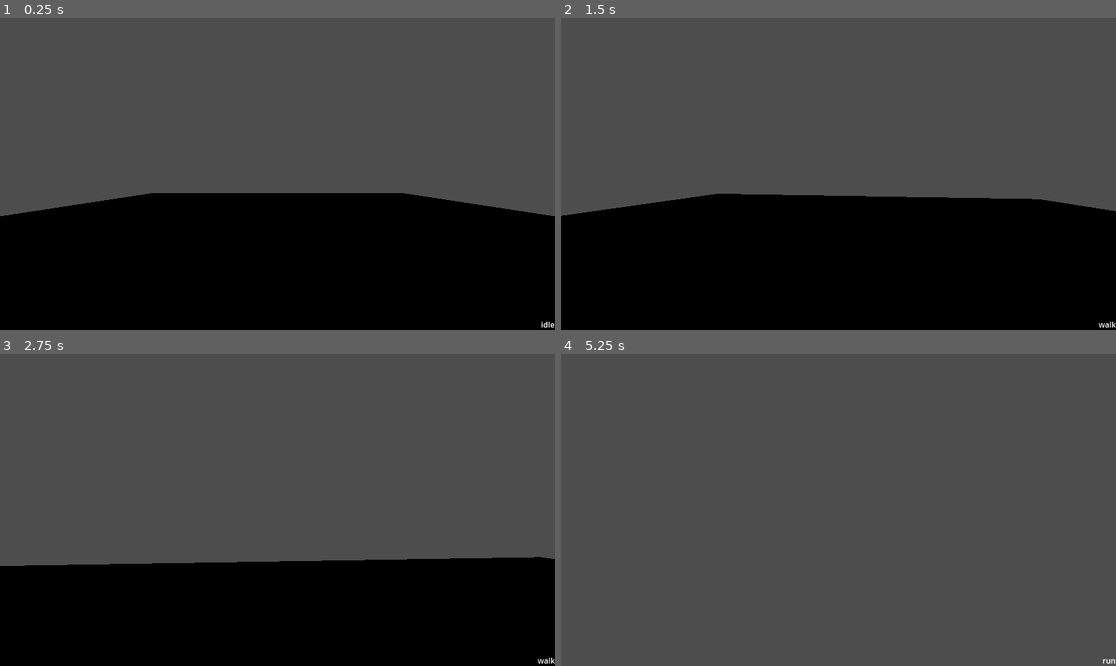
Above: before the commit, frames 1-4 (two rows, left to right).
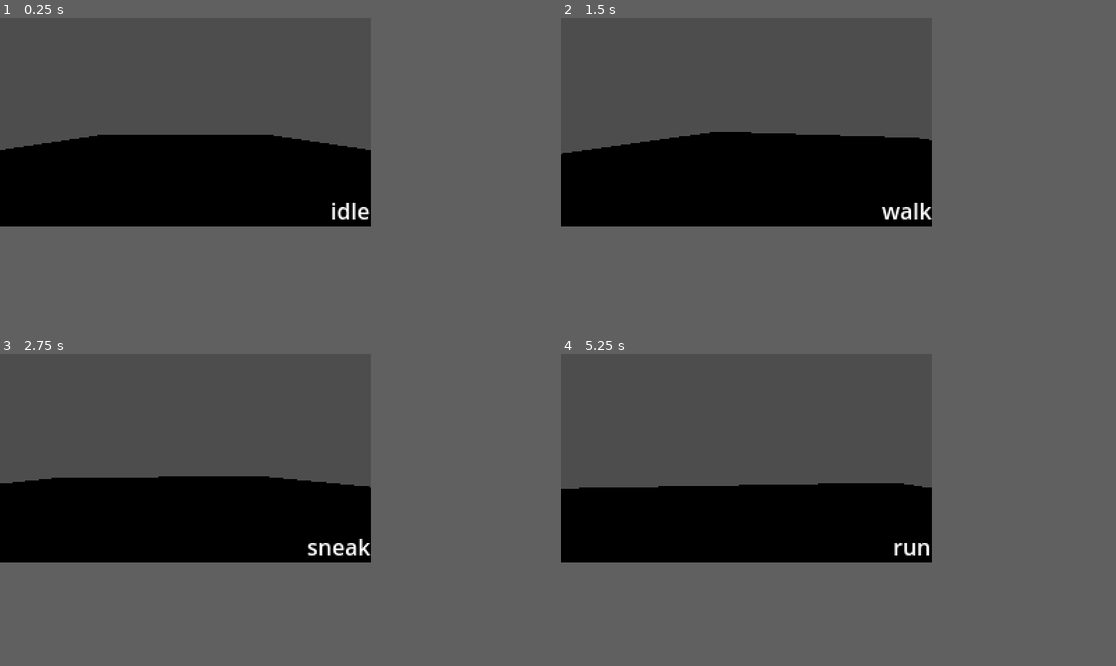
Above: after the commit, the same moments.

Repository: deinonymous/1st-3rd-Person-Base
Game: Godot game, scene res://scenes/world/world.tscn
Same seed, same stepped clock (60 frames per second), same inputs: the game is played once before the commit and once after it.
Inputs (mouse positions are in pixels of both pictures, inside the frame that each line leads up to):
- Up to frame 1 (0.25 s): no input
- Up to frame 2 (1.5 s): tap Enter at 0.5 s; move the mouse to (866, 174) at 0.52 s; hold Ctrl (crouch) 0.53-1.28 s; hold W (mv_forward) from 0.53 s (still down); tap Space (jump) at 0.77, 1.07 s; tap Shift (sprint) at 0.8, 1.35 s; move the mouse to (810, 174) at 1.27 s
- Up to frame 3 (2.75 s): keep holding W (mv_forward); tap Space (jump) at 1.52, 1.55, 1.82, 2.1 s; move the mouse to (288, 503) at 2.02 s; hold Ctrl (crouch) from 2.03 s (still down)
- Up to frame 4 (5.25 s): keep holding W (mv_forward); move the mouse to (832, 516) at 2.77 s; release Ctrl (crouch) at 2.78 s; tap Ctrl (crouch) at 2.85, 4.35 s; tap Space (jump) at 3.02, 3.32, 3.77, 3.8, 4.07, 4.52, 4.82 s; tap Shift (sprint) at 3.05 s; move the mouse to (877, 513) at 3.52 s; hold Shift (sprint) 3.53-4.28 s; move the mouse to (794, 506) at 4.27 s; move the mouse to (844, 510) at 5.02 s; hold Shift (sprint) from 5.03 s (still down)
In our replay, the window is 799x449 before the commit and 534x300 after it. These sizes can differ from the game's own. Grey fills any space a smaller window leaves; there, only what the larger window draws over its background counts as a difference.

The runs differ from the first frame. In frame 1, 33% of the frame differs, in the area x 0-100%, y 0-100%; in frame 2, 33%; in frame 3, 40%; in frame 4, 16%.
Error after the commit: Invalid call. Nonexistent function 'sneak' in base 'Node3D (IdleState)'. (res://scripts/state/player-states/player_persistent_state.gd:63)

Commit message:
this is killing me

Diff:
--- a/project.godot
+++ b/project.godot
@@ -17,6 +17,15 @@
 [autoload]
 
 Physics="*res://scripts/autoload/Physics.gd"
+
+[display]
+
+window/size/viewport_width=267
+window/size/viewport_height=150
+window/size/mode=3
+window/size/borderless=true
+window/stretch/mode="viewport"
+window/stretch/aspect="keep_width"
 
 [dotnet]
 
@@ -73,3 +82,7 @@
 [physics]
 
 3d/default_gravity=0.98
+
+[rendering]
+
+textures/canvas_textures/default_texture_filter=0
--- a/scenes/player.tscn
+++ b/scenes/player.tscn
@@ -1,6 +1,6 @@
-[gd_scene load_steps=10 format=3 uid="uid://dj8qxtraf6qq3"]
+[gd_scene load_steps=12 format=3 uid="uid://dj8qxtraf6qq3"]
 
-[ext_resource type="Script" path="res://scripts/state/states/player_state.gd" id="1_uepa6"]
+[ext_resource type="Script" path="res://scripts/state/player-states/player_persistent_state.gd" id="1_2ieie"]
 
 [sub_resource type="CapsuleShape3D" id="CapsuleShape3D_edq6b"]
 
@@ -21,18 +21,26 @@
 [sub_resource type="Animation" id="Animation_prwmk"]
 resource_name = "walk"
 
+[sub_resource type="Animation" id="Animation_cq4wc"]
+resource_name = "sneak"
+
+[sub_resource type="Animation" id="Animation_vysn6"]
+resource_name = "crouch"
+
 [sub_resource type="AnimationLibrary" id="AnimationLibrary_i14f5"]
 _data = {
+"crouch": SubResource("Animation_vysn6"),
 "fall": SubResource("Animation_rehxu"),
 "idle": SubResource("Animation_ei50w"),
 "jump": SubResource("Animation_d021l"),
 "run": SubResource("Animation_fevwm"),
+"sneak": SubResource("Animation_cq4wc"),
 "walk": SubResource("Animation_prwmk")
 }
 
 [node name="player" type="CharacterBody3D"]
 wall_min_slide_angle = 0.0
-script = ExtResource("1_uepa6")
+script = ExtResource("1_2ieie")
 
 [node name="CanvasLayer" type="CanvasLayer" parent="."]
 
--- /dev/null
+++ b/scenes/world/box.tscn
@@ -0,0 +1,13 @@
+[gd_scene load_steps=3 format=3 uid="uid://bdqj3vlbfrrmt"]
+
+[sub_resource type="BoxShape3D" id="BoxShape3D_fi4oi"]
+
+[sub_resource type="BoxMesh" id="BoxMesh_dqetd"]
+
+[node name="box" type="StaticBody3D"]
+
+[node name="CollisionShape3D" type="CollisionShape3D" parent="."]
+shape = SubResource("BoxShape3D_fi4oi")
+
+[node name="MeshInstance3D" type="MeshInstance3D" parent="."]
+mesh = SubResource("BoxMesh_dqetd")
--- a/scenes/world/world.tscn
+++ b/scenes/world/world.tscn
@@ -1,6 +1,7 @@
-[gd_scene load_steps=5 format=3 uid="uid://bujoqd1cl80v6"]
+[gd_scene load_steps=6 format=3 uid="uid://bujoqd1cl80v6"]
 
 [ext_resource type="PackedScene" uid="uid://dj8qxtraf6qq3" path="res://scenes/player.tscn" id="1_8h7lf"]
+[ext_resource type="PackedScene" uid="uid://bdqj3vlbfrrmt" path="res://scenes/world/box.tscn" id="2_0whr3"]
 
 [sub_resource type="WorldBoundaryShape3D" id="WorldBoundaryShape3D_sybux"]
 
@@ -23,3 +24,6 @@
 
 [node name="player" parent="." instance=ExtResource("1_8h7lf")]
 transform = Transform3D(1, 0, 0, 0, 1, 0, 0, 0, 1, 0, 1.23071, 6.16701)
+safe_margin = 0.01
+
+[node name="box" parent="." instance=ExtResource("2_0whr3")]
--- a/scripts/autoload/Physics.gd
+++ b/scripts/autoload/Physics.gd
@@ -1,3 +1,3 @@
 extends Node
 
-var gravity: float = 0.0098
+var gravity: float = 0.008
--- /dev/null
+++ b/scripts/state/player-states/crouch_state.gd
@@ -0,0 +1,32 @@
+extends State
+
+class_name CrouchState
+
+func _ready():
+  persistent_state.camera_current_height = persistent_state.camera_crouch_height
+  persistent_state.animation.play("crouch")
+  crouch()
+
+func walk():
+  persistent_state.camera_current_height = persistent_state.camera_standing_height
+  change_state.call("walk")
+
+func crouch():
+  persistent_state.velocity = Vector3(0,0,0)
+
+func sneak():
+  change_state.call("sneak")
+
+func run():
+  pass
+
+func fall():
+  persistent_state.camera_current_height = persistent_state.camera_standing_height
+  change_state.call("fall")
+
+func idle():
+  persistent_state.camera_current_height = persistent_state.camera_standing_height
+  change_state.call("idle")
+
+func jump():
+  pass
--- /dev/null
+++ b/scripts/state/player-states/fall_state.gd
@@ -0,0 +1,37 @@
+extends State
+
+class_name FallState
+
+func _ready():
+  persistent_state.animation.play("fall")
+  fall()
+
+func fall():
+  persistent_state.velocity.y -= Physics.gravity
+
+func jump():
+  if grounded():
+    change_state.call("jump")
+
+func walk():
+  if grounded():
+    change_state.call("walk")
+
+func run():
+  if grounded():
+    change_state.call("run")
+
+func idle():
+  if grounded():
+    change_state.call("idle")
+
+func sneak():
+  if grounded():
+    change_state.call("sneak")
+
+func crouch():
+  if grounded():
+    change_state.call("crouch")
+
+func grounded():
+  return persistent_state.foot_cast.get_collision_count() > 0
--- a/scripts/state/states/idle_state.gd
+++ b/scripts/state/player-states/idle_state.gd
@@ -3,8 +3,7 @@
 class_name IdleState
 
 func _ready():
-  animation.play("idle")
-  persistent_state.velocity = Vector3(0,0,0)
+  persistent_state.animation.play("idle")
 
 func walk():
   change_state.call("walk")
@@ -16,7 +15,10 @@
   change_state.call("fall")
 
 func idle():
-  pass
+  persistent_state.velocity = Vector3(0,0,0)
 
 func jump():
   change_state.call("jump")
+
+func crouch():
+  change_state.call("crouch")
--- /dev/null
+++ b/scripts/state/player-states/jump_state.gd
@@ -0,0 +1,26 @@
+extends State
+
+class_name JumpState
+
+func _ready():
+  persistent_state.animation.play("jump")
+  persistent_state.velocity /= 1.5
+  persistent_state.velocity.y += persistent_state.jump_velocity
+  jump()
+
+func jump():
+  persistent_state.velocity.y -= Physics.gravity
+  if persistent_state.velocity.y <= 0:
+    fall()
+
+func fall():
+  change_state.call("fall")
+
+func walk():
+  pass
+
+func run():
+  pass
+
+func idle():
+  pass
--- /dev/null
+++ b/scripts/state/player-states/player_persistent_state.gd
@@ -0,0 +1,102 @@
+extends CharacterBody3D
+
+class_name PlayerPersistentState
+
+@onready var animation: AnimationPlayer = $AnimationPlayer
+@onready var foot_cast: ShapeCast3D = $FootCast
+@onready var camera: Camera3D = $Camera3D
+@onready var state_log: Label = $CanvasLayer/StateLog
+
+#state
+var state
+var state_factory
+
+#physics/motion
+var inertia = 0.7
+var run_speed = 0.1
+var walk_speed = 0.05
+var sneak_speed = 0.025
+var jump_velocity = 0.17
+var bob_time = 0.0
+var camera_standing_height = 0.5
+var camera_crouch_height = 0.0
+var camera_current_height = camera_standing_height
+
+func _ready():
+  Input.mouse_mode = Input.MOUSE_MODE_CAPTURED
+  state_factory = StateFactory.new()
+  change_state("idle")
+
+func _unhandled_input(event):
+  #handle camera rotation
+
+  if event is InputEventMouseMotion:
+    camera.rotation.y -= event.relative.x/40
+    camera.rotation.x -= event.relative.y/40
+    camera.rotation.x = clampf(camera.rotation.x, deg_to_rad(-80), deg_to_rad(80))
+
+func _physics_process(_delta):
+  handle_input()
+  move_and_collide(velocity)
+  move_and_slide()
+  view_bob(_delta)
+
+func handle_input():
+  #determine which states to attempt to transition to, according to player input
+
+  #determine if player is trying to move f/b/l/r
+  var direction = Input.get_vector("mv_left", "mv_right", "mv_forward", "mv_backward")
+
+  #fall if not on the ground
+  if !foot_cast.get_collision_count() and velocity.y <= 0:
+    state.fall()
+    return
+
+  #handle jump
+  if Input.is_action_just_pressed("jump") or state is JumpState:
+    state.jump()
+    return
+
+  #handle crouch/sneak
+  if Input.is_action_pressed("crouch"):
+    if direction:
+      state.sneak()
+      return
+    state.crouch()
+    return
+
+  #handle plain movement
+  if direction:
+    if Input.is_action_pressed("sprint"):
+      state.run()
+      return
+    state.walk()
+    return
+
+  #otherwise, player is idle
+  state.idle()
+  return
+
+func change_state(new_state_name):
+  #set the new state by name
+
+  #remove any previous state
+  if state != null:
+    state.queue_free()
+
+  #instantiate target state by looking up its name in the state factory
+  state = state_factory.get_state(new_state_name).new()
+  print(new_state_name)
+
+  #set up the instantiated state so it can call THIS FUNCTION to change state,
+  #play the appropriate player animation,
+  #and modify the player's variables
+  state.setup(func (state_string): change_state(state_string), self)
+  state.name = "current_state"
+  state_log.text = new_state_name
+  add_child(state)
+
+func view_bob(_delta):
+  if velocity.length() and not velocity.y:
+    bob_time += _delta * 128 * velocity.length()
+  camera.position.y = camera_current_height + sin(bob_time) / 45
--- /dev/null
+++ b/scripts/state/player-states/run_state.gd
@@ -0,0 +1,24 @@
+extends State
+
+class_name RunState
+
+func _ready():
+  persistent_state.animation.play("run")
+  run()
+
+func run():
+  var direction = Input.get_vector("mv_left", "mv_right", "mv_forward", "mv_backward").rotated(-persistent_state.camera.rotation.y)
+  persistent_state.velocity.x = direction.x * persistent_state.run_speed
+  persistent_state.velocity.z = direction.y * persistent_state.run_speed
+
+func jump():
+  change_state.call("jump")
+
+func fall():
+  change_state.call("fall")
+
+func idle():
+  change_state.call("idle")
+
+func walk():
+  change_state.call("walk")
--- /dev/null
+++ b/scripts/state/player-states/sneak_state.gd
@@ -0,0 +1,33 @@
+extends State
+
+class_name SneakState
+
+func _ready():
+  persistent_state.animation.play("sneak")
+  persistent_state.camera_current_height = persistent_state.camera_crouch_height
+  sneak()
+
+func sneak():
+  var direction = Input.get_vector("mv_left", "mv_right", "mv_forward", "mv_backward").rotated(-persistent_state.camera.rotation.y)
+  persistent_state.velocity.x = direction.x * persistent_state.sneak_speed
+  persistent_state.velocity.z = direction.y * persistent_state.sneak_speed
+
+func crouch():
+  change_state.call("crouch")
+
+func walk():
+  persistent_state.camera_current_height = persistent_state.camera_standing_height
+  change_state.call("walk")
+
+func run():
+  pass
+
+func jump():
+  pass
+
+func fall():
+  persistent_state.camera_current_height = persistent_state.camera_standing_height
+  change_state.call("fall")
+
+func idle():
+  pass
--- /dev/null
+++ b/scripts/state/player-states/state_factory.gd
@@ -0,0 +1,20 @@
+class_name StateFactory
+
+var states
+
+func _init():
+  states = {
+    "idle": IdleState,
+    "walk": WalkState,
+    "run": RunState,
+    "fall": FallState,
+    "jump": JumpState,
+    "crouch": CrouchState,
+    "sneak": SneakState
+  }
+
+func get_state(state_name):
+  if states.has(state_name):
+    return states.get(state_name)
+  else:
+    printerr("No state ", state_name, " in state factory!")
--- /dev/null
+++ b/scripts/state/player-states/walk_state.gd
@@ -0,0 +1,30 @@
+extends State
+
+class_name WalkState
+
+func _ready():
+  persistent_state.animation.play("walk")
+  walk()
+
+func walk():
+  var direction = Input.get_vector("mv_left", "mv_right", "mv_forward", "mv_backward").rotated(-persistent_state.camera.rotation.y)
+  persistent_state.velocity.x = direction.x * persistent_state.walk_speed
+  persistent_state.velocity.z = direction.y * persistent_state.walk_speed
+
+func run():
+  change_state.call("run")
+
+func jump():
+  change_state.call("jump")
+
+func fall():
+  change_state.call("fall")
+
+func idle():
+  change_state.call("idle")
+
+func sneak():
+  change_state.call("sneak")
+
+func crouch():
+  change_state.call("crouch")
--- a/scripts/state/state.gd
+++ b/scripts/state/state.gd
@@ -7,8 +7,6 @@
 var persistent_state
 var velocity = Vector3(0,0,0)
 
-
-func setup(_change_state: Callable, _animation, _persistent_state):
+func setup(_change_state: Callable, _persistent_state):
   self.change_state = _change_state
-  self.animation = _animation
   self.persistent_state = _persistent_state
--- a/scripts/state/state_factory.gd
+++ /dev/null
@@ -1,18 +0,0 @@
-class_name StateFactory
-
-var states
-
-func _init():
-    states = {
-        "idle": IdleState,
-        "walk": WalkState,
-        "run": RunState,
-        "fall": FallState,
-        "jump": JumpState
-}
-
-func get_state(state_name):
-    if states.has(state_name):
-        return states.get(state_name)
-    else:
-        printerr("No state ", state_name, " in state factory!")
--- a/scripts/state/states/fall_state.gd
+++ /dev/null
@@ -1,27 +0,0 @@
-extends State
-
-class_name FallState
-
-func _ready():
-  animation.play("fall")
-  fall()
-
-func fall():
-  if !persistent_state.foot_cast.get_collision_count() > 0:
-    persistent_state.velocity.y -= Physics.gravity
-
-func jump():
-  if persistent_state.foot_cast.get_collision_count() > 0:
-    change_state.call("jump")
-
-func walk():
-  if persistent_state.foot_cast.get_collision_count() > 0:
-    change_state.call("walk")
-
-func run():
-  if persistent_state.foot_cast.get_collision_count() > 0:
-    change_state.call("run")
-
-func idle():
-  if persistent_state.foot_cast.get_collision_count() > 0:
-    change_state.call("idle")
--- a/scripts/state/states/jump_state.gd
+++ /dev/null
@@ -1,21 +0,0 @@
-extends State
-
-class_name JumpState
-
-func _ready():
-  animation.play("jump")
-  jump()
-
-func jump():
-  persistent_state.velocity.x *= 0.9
-  persistent_state.velocity.z *= 0.9
-  if persistent_state.foot_cast.get_collision_count():
-    persistent_state.velocity.y = persistent_state.jump_velocity
-  else:
-    fall()
-
-func fall():
-  change_state.call("fall")
-
-func idle():
-  pass
--- a/scripts/state/states/player_state.gd
+++ /dev/null
@@ -1,55 +0,0 @@
-extends CharacterBody3D
-
-class_name PlayerState
-
-@onready var foot_cast: ShapeCast3D = $FootCast
-@onready var camera: Camera3D = $Camera3D
-@onready var state_log: Label = $CanvasLayer/StateLog
-var state
-var state_factory
-var input_active
-
-var friction = 0.6
-var run_speed = 0.06
-var walk_speed = 0.03
-var jump_velocity = 0.16
-
-func _ready():
-  Input.mouse_mode = Input.MOUSE_MODE_CAPTURED
-  state_factory = StateFactory.new()
-  change_state("idle")
-
-func _unhandled_input(event):
-  if event is InputEventMouseMotion:
-    camera.rotation.y -= event.relative.x/400
-    camera.rotation.x -= event.relative.y/400
-    camera.rotation.x = clampf(camera.rotation.x, deg_to_rad(-80), deg_to_rad(80))
-
-func _physics_process(_delta):
-  handle_input()
-  move_and_collide(velocity)
-
-func handle_input():
-  if !foot_cast.get_collision_count():
-    state.fall()
-    return false
-  if Input.is_action_just_pressed("jump"):
-    state.jump()
-    return true
-  if Input.get_vector("mv_left", "mv_right", "mv_forward", "mv_backward"):
-    if Input.is_action_pressed("sprint"):
-      state.run()
-      return true
-    state.walk()
-    return true
-  state.idle()
-  return false
-
-func change_state(new_state_name):
-  if state != null:
-    state.queue_free()
-  state = state_factory.get_state(new_state_name).new()
-  state.setup(func (state_string): change_state(state_string), $AnimationPlayer, self)
-  state.name = "current_state"
-  state_log.text = new_state_name
-  add_child(state)
--- a/scripts/state/states/run_state.gd
+++ /dev/null
@@ -1,26 +0,0 @@
-extends State
-
-class_name RunState
-
-func _ready():
-  animation.play("run")
-  run()
-
-func _physics_process(_delta):
-  persistent_state.velocity *= persistent_state.friction if persistent_state.foot_cast.get_collision_count() > 0 else 1
-  if persistent_state.velocity.length() <= persistent_state.walk_speed and persistent_state.foot_cast.get_collision_count():
-    change_state.call("walk")
-
-func run():
-  var direction = Input.get_vector("mv_left", "mv_right", "mv_forward", "mv_backward").rotated(-persistent_state.camera.rotation.y)
-  persistent_state.velocity.x += direction.x * persistent_state.run_speed
-  persistent_state.velocity.z += direction.y * persistent_state.run_speed
-
-func jump():
-  change_state.call("jump")
-
-func idle():
-  change_state.call("idle")
-
-func walk():
-  change_state.call("walk")
--- a/scripts/state/states/walk_state.gd
+++ /dev/null
@@ -1,33 +0,0 @@
-extends State
-
-class_name WalkState
-
-var min_move_speed: float = 0.005
-
-func _ready():
-  animation.play("walk")
-  walk()
-
-func _physics_process(_delta):
-  persistent_state.velocity *= persistent_state.friction if persistent_state.foot_cast.get_collision_count() > 0 else 1
-  if persistent_state.velocity.length() < min_move_speed:
-    change_state.call("idle")
-
-func walk():
-  var direction = Input.get_vector("mv_left", "mv_right", "mv_forward", "mv_backward").rotated(-persistent_state.camera.rotation.y)
-  persistent_state.velocity.x += direction.x * persistent_state.walk_speed
-  persistent_state.velocity.z += direction.y * persistent_state.walk_speed
-
-func run():
-  change_state.call("run")
-
-func jump():
-  walk()
-  change_state.call("jump")
-
-func fall():
-  change_state.call("fall")
-
-func idle():
-  if persistent_state.velocity.length() < min_move_speed:
-    change_state.call("idle")
